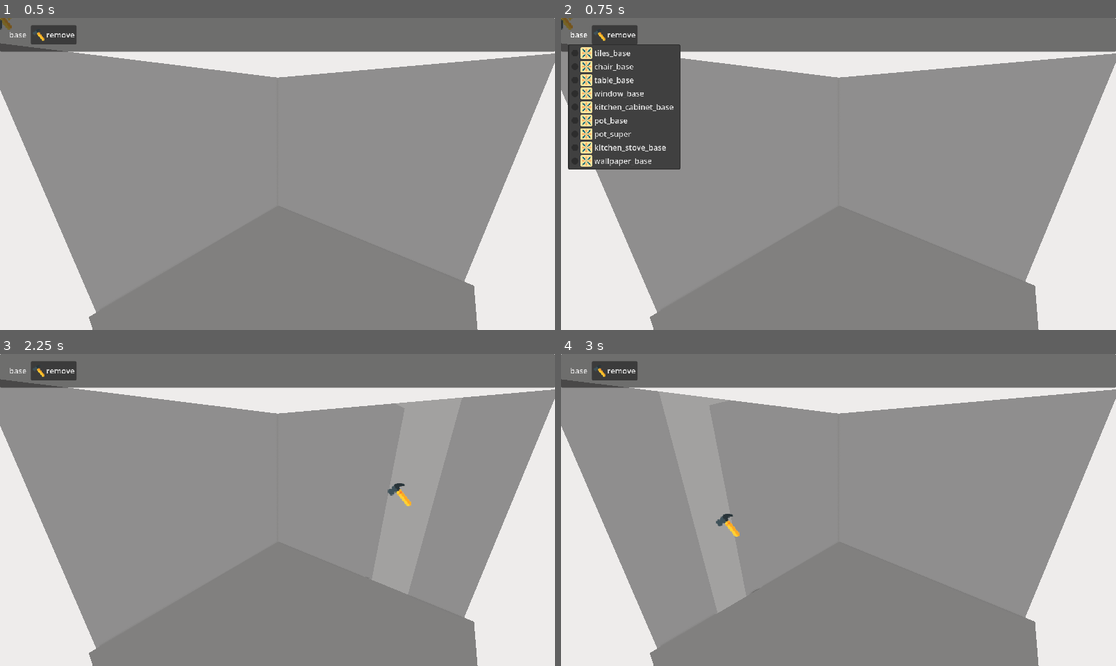
Above: before the commit, frames 1-4 (two rows, left to right).
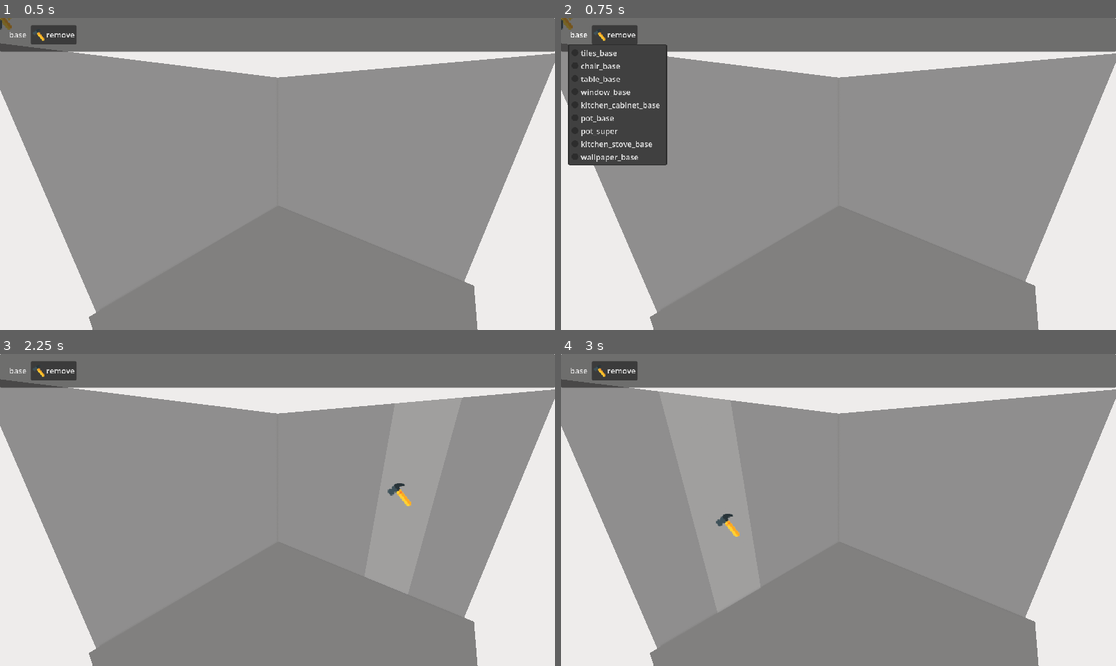
Above: after the commit, the same moments.

Repository: kotofeyy/cozy_lego_game
Game: Godot game, scene res://scenes/main.tscn
The game is run twice, just before and just after one commit, with the same random seed, the same clock (stepped at 60 frames per second) and the same inputs.
Inputs (mouse positions are in pixels of both pictures, inside the frame that each line leads up to):
- Up to frame 1 (0.5 s): no input
- Up to frame 2 (0.75 s): click "base" at 0.5 s
- Up to frame 3 (2.25 s): click "remove" at 1.25 s; tap Enter at 2 s; move the mouse to (399, 494) at 2.02 s; press the mouse at (399, 494) at 2.03 s; hold E (rotate_right) from 2.03 s (still down)
- Up to frame 4 (3 s): tap Middle mouse button (mouse_middle_action) at 2.3, 2.85 s; tap Space at 2.75 s; move the mouse to (727, 525) at 2.77 s; release E (rotate_right) at 2.78 s; release the mouse at (727, 525) at 2.78 s; hold Q (rotate_left) from 2.78 s (still down)

Frame 1 is identical in both runs. In frame 2, 2.9% of the frame differs, in the area x 1-22%, y 8-49%; in frame 3, less than 0.1%; in frame 4, less than 0.1%.

Commit message:
Emission вместо Alpha для подсветки

Diff:
--- a/code/hover_logic.gd
+++ b/code/hover_logic.gd
@@ -10,15 +10,16 @@
 func _on_hover_on_item() -> void:
 	for child in get_children():
 		if child is MeshInstance3D:
-			var new_material = child.get_surface_override_material(0).duplicate()
-			new_material.transparency = BaseMaterial3D.TRANSPARENCY_ALPHA
-			new_material.albedo_color.a = 0.8
+			var new_material: StandardMaterial3D = child.get_surface_override_material(0).duplicate()
+			new_material.emission_enabled = true
+			new_material.emission = Color.WHITE
+			new_material.emission_energy_multiplier = 0.3
 			child.set_surface_override_material(0, new_material)
 
 
 func _on_unhover_on_item() -> void:
 	for child in get_children():
 		if child is MeshInstance3D:
-			var new_material = child.get_surface_override_material(0).duplicate()
-			new_material.transparency = BaseMaterial3D.TRANSPARENCY_DISABLED
+			var new_material: StandardMaterial3D = child.get_surface_override_material(0).duplicate()
+			new_material.emission_enabled = false
 			child.set_surface_override_material(0, new_material)
--- a/code/installation_of_blocks.gd
+++ b/code/installation_of_blocks.gd
@@ -35,6 +35,7 @@
 	if build_timer > 0:
 		build_timer -= delta
 
+
 	if Input.is_action_pressed("mouse_action") and build_timer <= 0:
 		if get_viewport().gui_get_hovered_control():
 			return
@@ -51,8 +52,8 @@
 			if not group == group_of_current_block:
 				draw_select_color(false)
 				place_block()
+				draw_select_color(true)
 				build_timer = build_delay # Сбрасываем таймер
-				draw_select_color(true)
 
 
 	# вращение
@@ -133,11 +134,13 @@
 			type = collider.get_groups()
 
 		type = collider.get_groups()
+
 	return {
 		"pos": final_pos,
 		"type": type,
 		"collider": collider
 	}
+
 
 
 func change_block(block) -> void:
@@ -174,18 +177,17 @@
 			if child is MeshInstance3D:
 				var material: StandardMaterial3D = child.get_surface_override_material(0).duplicate()
 				if enable:
-					material.transparency = BaseMaterial3D.TRANSPARENCY_ALPHA
-					material.albedo_color.a = 0.6
+					material.emission_enabled = true
+					material.emission = Color.WHITE
+					material.emission_energy_multiplier = 0.3
 				else:
-					material.albedo_color.a = 1.0
-					material.transparency = BaseMaterial3D.TRANSPARENCY_DISABLED
+					material.emission_enabled = false
 				child.set_surface_override_material(0, material)
 
 
-func set_wallpaper_on_wall(wall: StaticBody3D) -> void:
+func set_wallpaper_on_wall(wall: StaticBody3D, color := Color.REBECCA_PURPLE) -> void:
 	for child in wall.get_children():
 			if child is MeshInstance3D:
 				var material: StandardMaterial3D = child.get_surface_override_material(0).duplicate()
-				material.transparency = BaseMaterial3D.TRANSPARENCY_ALPHA
-				material.albedo_color = Color.REBECCA_PURPLE
+				material.albedo_color = color
 				child.set_surface_override_material(0, material)
--- a/code/items_panel.gd
+++ b/code/items_panel.gd
@@ -40,7 +40,10 @@
 
 		for item: ItemTypes.type in items[category]:
 			var text = str(ItemTypes.Items[item]["name"])
-			menu.get_popup().add_icon_radio_check_item(tiles_icon, text, item)
+			var texture = ColorRect.new()
+			texture.color = Color.AQUAMARINE
+			texture.size = Vector2(24, 24)
+			menu.get_popup().add_icon_radio_check_item(texture, text, item)
 			menu.get_popup().id_pressed.connect(on_item_pressed)
 
 
--- a/code/main.gd
+++ b/code/main.gd
@@ -34,8 +34,6 @@
 
 		# Ограничим угол, чтобы не переворачивалась камера
 		pitch = clamp(pitch, deg_to_rad(-89), deg_to_rad(89))
-		print("yaw - ", yaw)
-		print('pitch - ', pitch)
 		_update_camera_position()
 
 
--- a/scenes/blocks/base/tiles_base.tscn
+++ b/scenes/blocks/base/tiles_base.tscn
@@ -5,7 +5,6 @@
 [sub_resource type="BoxMesh" id="BoxMesh_saun3"]
 
 [sub_resource type="StandardMaterial3D" id="StandardMaterial3D_saun3"]
-transparency = 1
 albedo_color = Color(0.68235296, 0.09411765, 0.41960785, 1)
 
 [sub_resource type="BoxShape3D" id="BoxShape3D_j8c57"]
